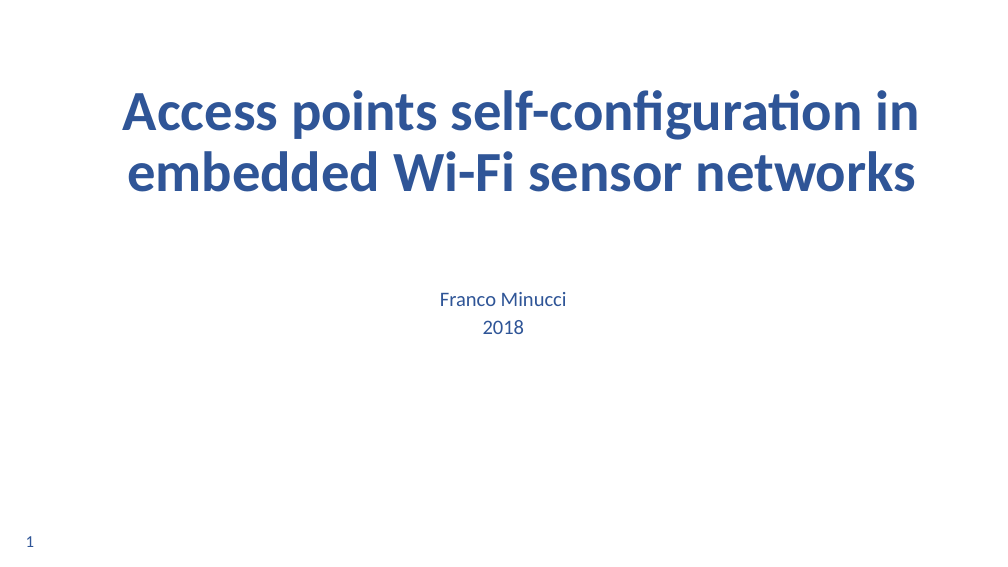
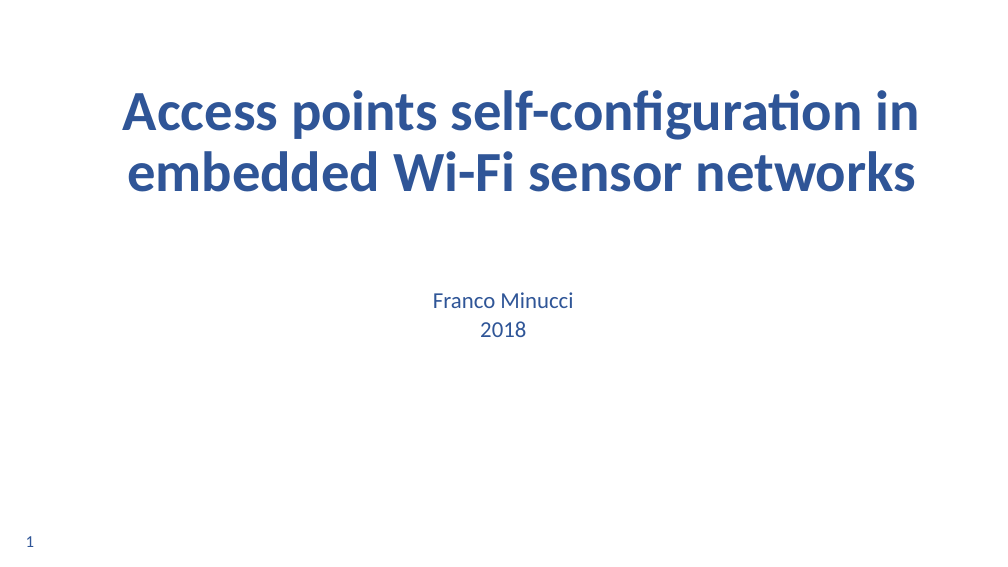
Before and after one commit to ingframin/SmartWirelessSimulator, a slide deck: slide 1 of Documentation/Presentation/Final.pptx. Drawn at 1008x567 pixels with LibreOffice and Linux fonts; fonts in the diff are those of the drawing; background and template pictures are left out. Boxes give left, top, right and bottom in pixels: in the first picture for what was removed or moved away, otherwise in the second. Text is boxed around its words. In the diff, an @@ line names an element or a change of style, - is before the commit and + after.

```diff
--- a/Documentation/Presentation/Final.pptx
+++ b/Documentation/Presentation/Final.pptx
@@ subtitle "Franco Minucci" at [433, 292, 573, 337]: size 19.6 to 21.7 pt @@
```
Also in this commit, not shown: 7 other slides changed, 5 slides added, 7 slides removed.
